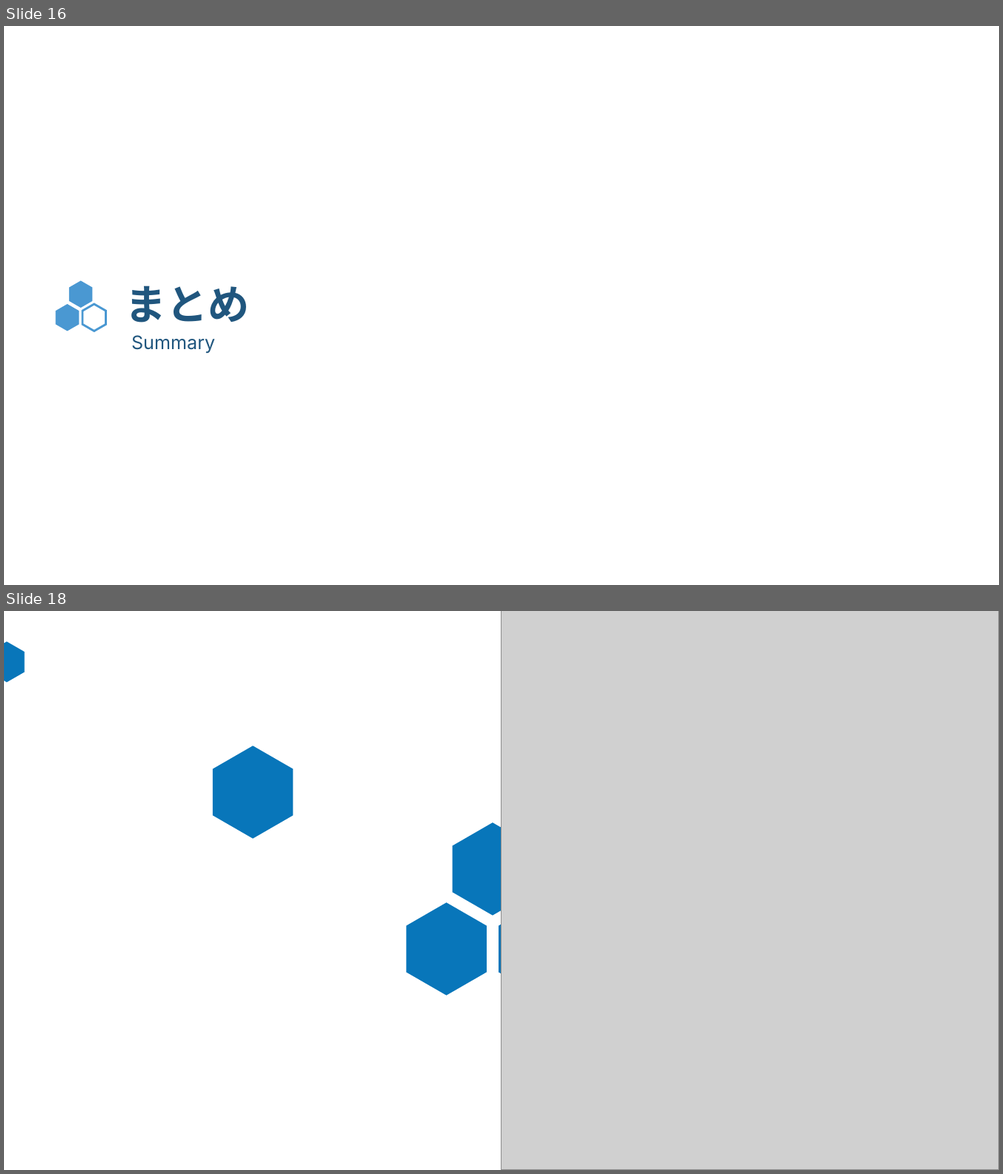
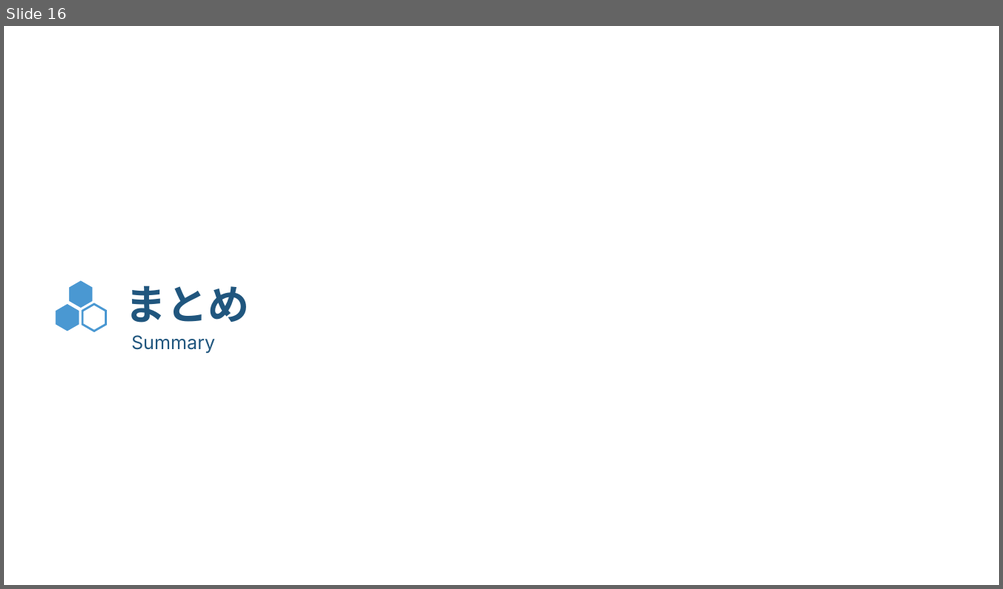
Before and after one commit to nearfactory/Soutan, a slide deck: そうたん.pptx. Shown one above the other, each under a label of ours: slides 16 and 18 before the commit, slide 16 after it; the slides between them are not shown. The pictures are 1003x1174 and 1003x589 pixels, drawn with LibreOffice and Linux fonts; fonts in the diff are those of the drawing; grey boxes stand for pictures. Boxes give left, top, right and bottom in pixels: in the first picture for what was removed or moved away, otherwise in the second. Text is boxed around its words. In the diff, an @@ line names an element or a change of style, - is before the commit and + after.

```diff
--- a/そうたん.pptx
+++ b/そうたん.pptx
@@ slide 18 removed at (x1=4, y1=611, x2=999, y2=1170), background #FFFFFF @@
@@ picture removed at (x1=502, y1=611, x2=999, y2=1170) @@
@@ freeform shape removed at (x1=4, y1=637, x2=33, y2=687) @@
@@ freeform shape removed at (x1=192, y1=735, x2=313, y2=850) @@
@@ freeform shape removed at (x1=432, y1=811, x2=553, y2=927) @@
@@ freeform shape removed at (x1=406, y1=903, x2=486, y2=996) @@
@@ freeform shape removed at (x1=498, y1=903, x2=578, y2=996) @@
```
Also in this commit, not shown: 4 slides changed, 1 other slide removed, 2 other files.
